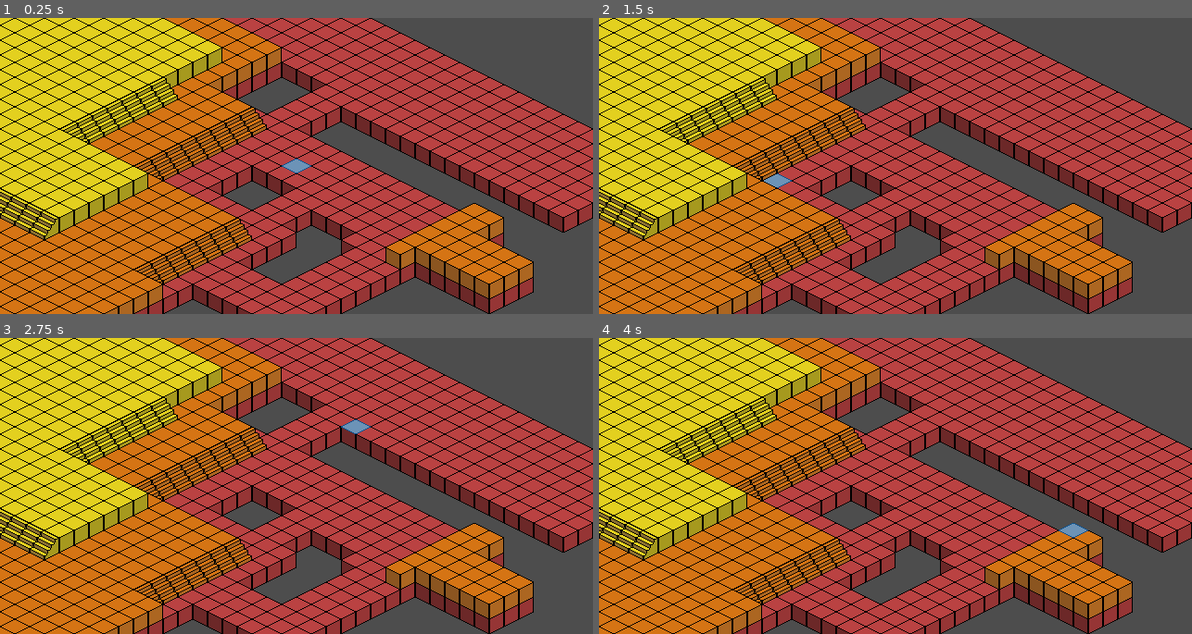
Above: before the commit, frames 1-4 (two rows, left to right).
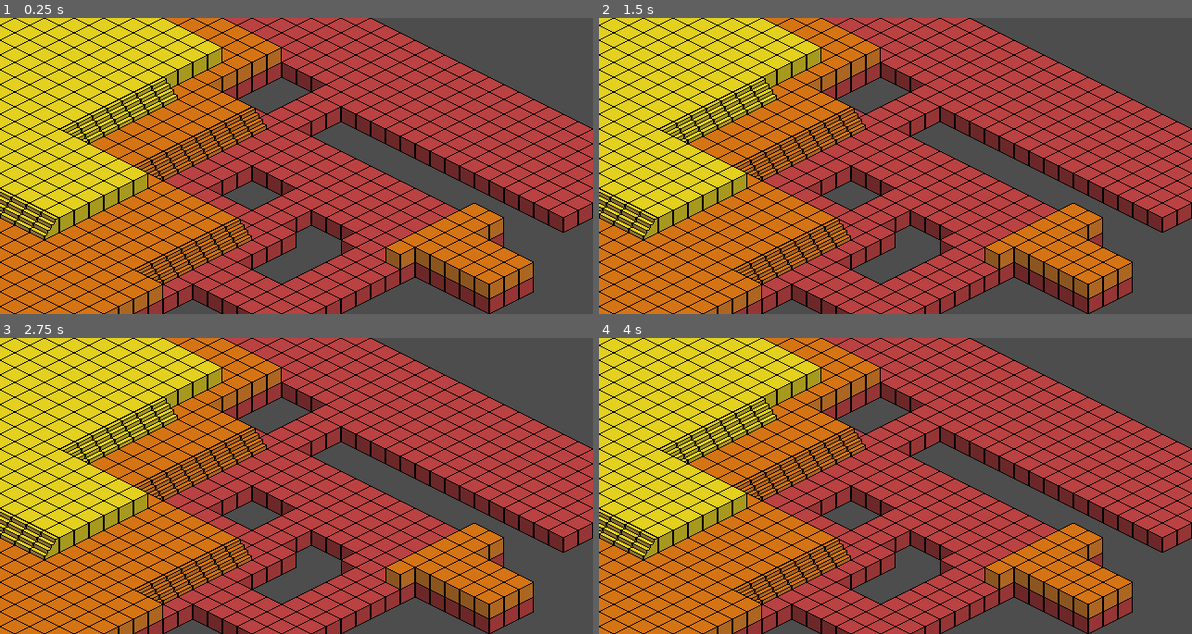
Above: after the commit, the same moments.

Repository: Antarese/Dark_Forest
Game: Godot game, scene res://Scenes/Levels/Test/Test_01_Proof of Concept.tscn
Same seed, same stepped clock (60 frames per second), same inputs: the game is played once before the commit and once after it.
Inputs (mouse positions are in pixels of both pictures, inside the frame that each line leads up to):
- Up to frame 1 (0.25 s): no input
- Up to frame 2 (1.5 s): tap Enter at 0.5 s; move the mouse to (1025, 151) at 0.52 s; tap Space at 1.25 s; move the mouse to (776, 180) at 1.27 s
- Up to frame 3 (2.75 s): tap Enter at 2 s; move the mouse to (355, 420) at 2.02 s
- Up to frame 4 (4 s): tap Space at 2.75 s; move the mouse to (865, 545) at 2.77 s; tap Enter at 3.5 s; move the mouse to (1073, 530) at 3.52 s

The runs differ from the first frame. In frame 1, 0.1% of the frame differs, in the area x 47-53%, y 47-53%; in frame 2, 0.1%; in frame 3, 0.1%; in frame 4, 0.1%.

Commit message:
trying to clean up the code and make it more efficient

Diff:
--- a/Godot/Scripts/Game_Manager/Test_01/Environment.gd
+++ b/Godot/Scripts/Game_Manager/Test_01/Environment.gd
@@ -1,4 +1,4 @@
-extends TileMap
+"""extends TileMap
 
 # Constants
 const MAX_LAYERS = 5
@@ -80,4 +80,79 @@
 		if previous_tile_data.has("z"): #Ensure the data is valid
 			#Remove the highlight by setting the tile ID to -1 at the highlight layer
 			set_cell(previous_tile_data["z"] + 1, hovered_tile, -1)
-		hovered_tile = null  #Reset hovered_tile to indicate no tile is currently highlighted
+		hovered_tile = null  #Reset hovered_tile to indicate no tile is currently highlighted"""
+
+extends TileMap
+
+#Constants
+const MAX_LAYERS = 5
+const MAX_Z_INDEX = 5
+const HIGHLIGHT_TILE_ID = 5 #The id of the sprite tile used as highlight
+
+#Variables
+var tile_data = {} #Stores tile data (z_index and coordinates)
+var hovered_tile = null #Current hovered tile coordinates (Vector2i)
+
+func _ready():
+	prepare_tile_data()
+
+func prepare_tile_data():
+	#Initialize and clean storage
+	compute_tile_data()
+	remove_occluded_tile()
+
+func compute_tile_data():
+	tile_data.clear()
+	for z in range(MAX_Z_INDEX):
+		for cell in get_used_cells(z):
+			var coords = Vector2i(cell.x, cell.y)
+			#Store only the highest z_index at each coordinates
+			if not tile_data.has(coords) or tile_data[coords].z < z:
+				tile_data[coords] = {"z":z, "coords":coords}
+
+func remove_occluded_tile():
+	#Remove tiles occluded by higher tiles in the tile column
+	var to_remove = []
+	for coords in tile_data.keys():
+		var z = tile_data[coords].z
+		var occluding_coords = coords + Vector2i(-1,-1)
+		if tile_data.has(occluding_coords) and tile_data[occluding_coords].z > z:
+			to_remove.append(coords)
+	for coords in to_remove:
+		tile_data.erase(coords)
+
+func get_tile_coords_under_mouse() -> Vector2i:
+	#Convert global mouse position to Tilemap coordinates
+	return local_to_map(get_global_mouse_position())
+
+func get_tile_data(coords: Vector2i) -> Dictionary:
+	#Retrieve tile data for the given coordinates
+	var current_tile_data = tile_data.get(coords)
+	if current_tile_data:
+		return current_tile_data
+	else:
+		return {}
+
+func apply_highlight(z:int, coords: Vector2i):
+	#Add highlight at mouse coordinates but at a higher z index
+	set_cell(z+1, coords, HIGHLIGHT_TILE_ID)
+
+func clear_highlight():
+	#Remove the highligh when the mouse no longer hovers over it
+	if hovered_tile:
+		var prev_tile_info = tile_data[hovered_tile].z
+		if prev_tile_info:
+			set_cell(prev_tile_info + 1, hovered_tile, -1)
+		hovered_tile = null
+
+func _process(delta):
+	#Highlight tile under mouse
+	var mouse_coords = get_tile_coords_under_mouse()
+	var tile_info = get_tile_data(mouse_coords)
+	if tile_info:
+		if mouse_coords != hovered_tile:
+			clear_highlight()
+			apply_highlight(tile_info["z"], mouse_coords)
+			hovered_tile = mouse_coords
+	else:
+		clear_highlight()
